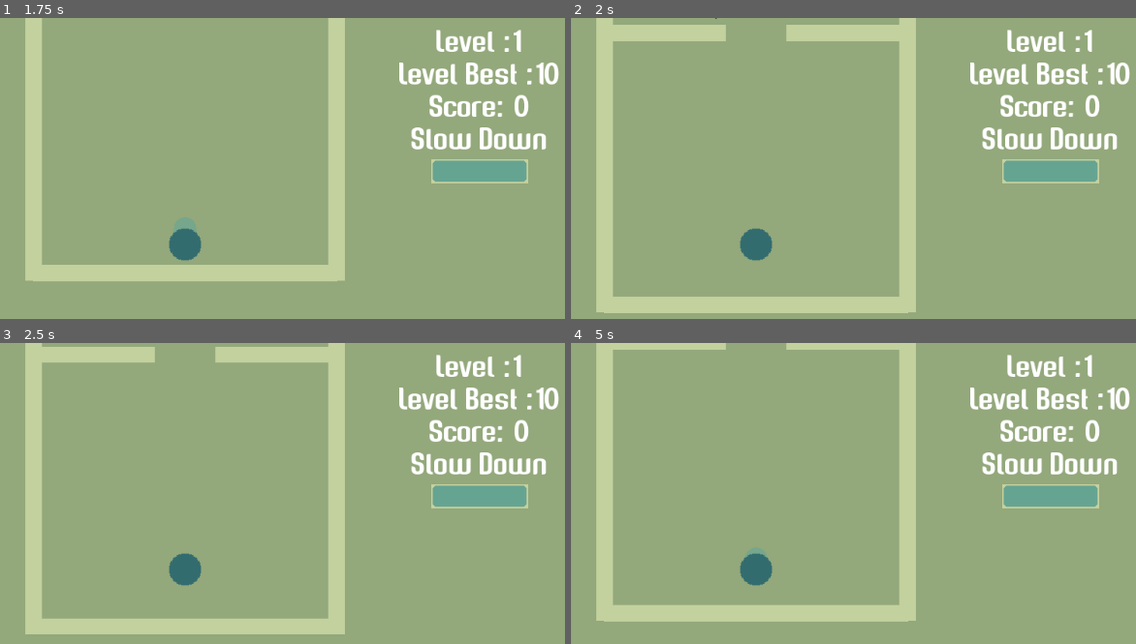
Above: before the commit, frames 1-4 (two rows, left to right).
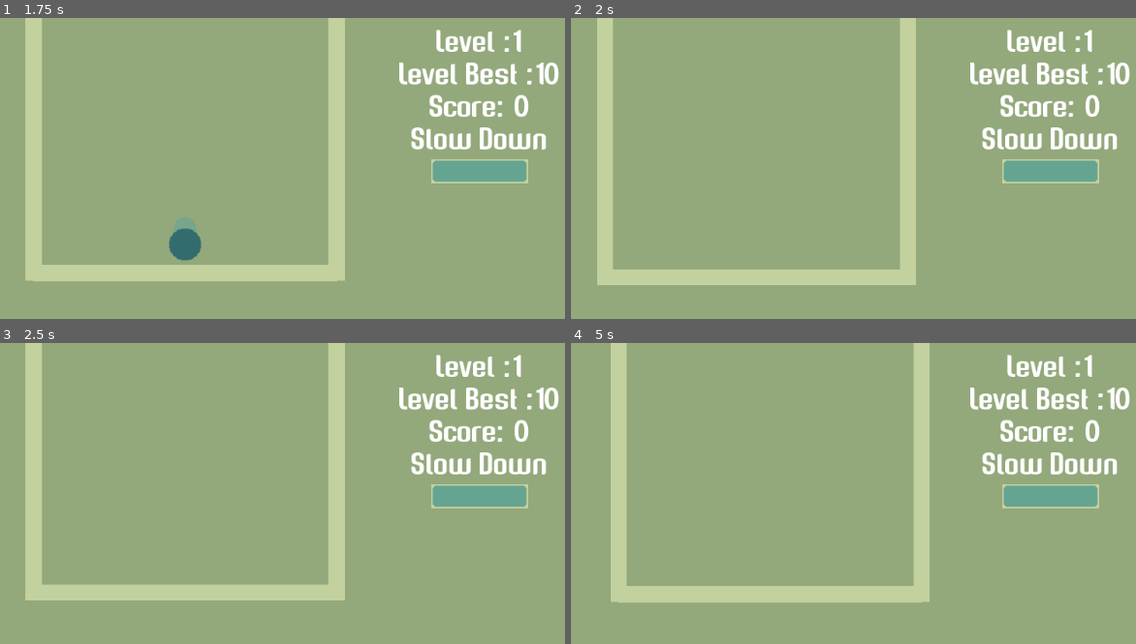
Above: after the commit, the same moments.

Repository: CoderJet/MGJ-2019
Game: Godot game, scene res://src/scenes/world-8.tscn
Two runs of this game, one before a commit and one after it. Both use one fixed random seed, a clock stepped at 60 frames per second and the inputs below.
Inputs (mouse positions are in pixels of both pictures, inside the frame that each line leads up to):
- Up to frame 1 (1.75 s): move the mouse to (186, 273) at 0.52 s; click (186, 273) at 0.67 s; move the mouse to (28, 267) at 1.27 s; click (28, 267) at 1.42 s
- Up to frame 2 (2 s): no input
- Up to frame 3 (2.5 s): move the mouse to (259, 469) at 2.02 s; click (259, 469) at 2.17 s
- Up to frame 4 (5 s): tap Enter at 2.75 s; move the mouse to (outside the picture) at 2.77 s; click (outside the picture) at 2.92 s; move the mouse to (989, 637) at 3.52 s; click (989, 637) at 3.67 s; move the mouse to (outside the picture) at 4.27 s; click (outside the picture) at 4.42 s

Frame 1 is identical in both runs. In frame 2, 8.8% of the frame differs, in the area x 4-62%, y 0-99%; in frame 3, 8.4%; in frame 4, 15%, in the area x 4-64%, y 0-93%.

Commit message:
Added screen shake, rotator node

Diff:
--- /dev/null
+++ b/src/entities/Enemies/rotator.gd
@@ -0,0 +1,8 @@
+extends Entity
+
+export (Array, Vector2) var travel_points
+var path_itr : int = 1
+
+
+func _physics_process(delta: float) -> void:
+	rotation += 1 * delta
--- /dev/null
+++ b/src/entities/entity-template.tscn
@@ -0,0 +1,14 @@
+[gd_scene load_steps=3 format=2]
+
+[ext_resource path="res://assets/solid_block.png" type="Texture" id=1]
+
+[sub_resource type="RectangleShape2D" id=1]
+extents = Vector2( 16, 2 )
+
+[node name="Entity" type="KinematicBody2D"]
+
+[node name="Sprite" type="Sprite" parent="."]
+texture = ExtResource( 1 )
+
+[node name="CollisionShape2D" type="CollisionShape2D" parent="."]
+shape = SubResource( 1 )
--- a/src/entities/player/player.gd
+++ b/src/entities/player/player.gd
@@ -17,6 +17,7 @@
 var zooming_out : bool = false
 var dissolve : bool = false
 var next_point := Vector2.ZERO
+var alive : bool = true
 
 var point_path := PoolVector2Array()
 
@@ -25,6 +26,9 @@
 
 
 func _physics_process(delta: float) -> void:
+	if not alive:
+		return
+
 	if dissolve:
 		position = position.linear_interpolate(move_to, delta)
 		scale = scale.linear_interpolate(Vector2(0.1, 0.1), 0.025)
@@ -77,8 +81,12 @@
 
 func _on_Area2D_body_entered(body: PhysicsBody2D) -> void:
 	# 'Died'
+	$Shaker.start()
+	alive = false
+	visible = false
 	globals.level_details[get_parent().level_no].reset_dead_eye()
 	globals.level_details[get_parent().level_no].score = 0
+	yield(get_tree().create_timer(1), "timeout")
 	get_tree().reload_current_scene()
 
 func _on_SceneExit_dissolve_player(scene, pos) -> void:
--- a/src/entities/player/player.tscn
+++ b/src/entities/player/player.tscn
@@ -1,14 +1,15 @@
-[gd_scene load_steps=6 format=2]
+[gd_scene load_steps=7 format=2]
 
 [ext_resource path="res://src/entities/player/player.gd" type="Script" id=1]
 [ext_resource path="res://src/mechanic/trail.tscn" type="PackedScene" id=2]
 [ext_resource path="res://assets/player.png" type="Texture" id=3]
+[ext_resource path="res://src/entities/player/shaker.gd" type="Script" id=4]
 
 [sub_resource type="CircleShape2D" id=3]
 radius = 15.0333
 
 [sub_resource type="CircleShape2D" id=2]
-radius = 17.0294
+radius = 15.0
 
 [node name="Player" type="KinematicBody2D"]
 collision_mask = 6
@@ -33,7 +34,18 @@
 collision_mask = 6
 
 [node name="CollisionShape2D" type="CollisionShape2D" parent="Area2D"]
-visible = false
 shape = SubResource( 2 )
+
+[node name="Shaker" type="Node2D" parent="."]
+script = ExtResource( 4 )
+amplitude = 100.0
+
+[node name="ShakeTween" type="Tween" parent="Shaker"]
+
+[node name="Frequency" type="Timer" parent="Shaker"]
+wait_time = 10.0
+
+[node name="Duration" type="Timer" parent="Shaker"]
+wait_time = 5.0
 [connection signal="area_shape_entered" from="Area2D" to="." method="_on_Area2D_area_shape_entered"]
 [connection signal="body_entered" from="Area2D" to="." method="_on_Area2D_body_entered"]
--- /dev/null
+++ b/src/entities/player/shaker.gd
@@ -0,0 +1,45 @@
+extends Node2D
+
+const TRANS = Tween.TRANS_SINE
+const EASE = Tween.EASE_IN_OUT
+
+export(float) var amplitude = 0
+export(int) var priority = 0
+
+onready var camera = get_parent().get_node("Camera2D")
+
+func _ready():
+	$Duration.connect("timeout", self, "_on_Duration_timeout")
+	$Frequency.connect("timeout", self, "_on_Frequency_timeout")
+
+func start(duration = 0.3, frequency = 100, amplitude = 32, priority = 0):
+	if priority >= self.priority:
+		self.amplitude = amplitude
+		self.priority = priority
+		$Duration.set_wait_time(duration)
+		$Frequency.set_wait_time(1 / float(frequency))
+		$Duration.start()
+		$Frequency.start()
+
+		_new_shake()
+
+func _new_shake():
+	var rand = Vector2()
+	rand.x = rand_range(-amplitude, amplitude)
+	rand.y = rand_range(-amplitude, amplitude)
+
+	$ShakeTween.interpolate_property(camera, "offset", camera.offset, rand, $Frequency.wait_time, TRANS, EASE)
+	$ShakeTween.start()
+
+func _reset():
+	$ShakeTween.interpolate_property(camera, "offset", camera.offset, Vector2(), $Frequency.wait_time, TRANS, EASE)
+	$ShakeTween.start()
+
+	priority = 0
+
+func _on_Frequency_timeout():
+	_new_shake()
+
+func _on_Duration_timeout():
+	_reset()
+	$Frequency.stop()
--- /dev/null
+++ b/src/entities/rotator.gd
@@ -0,0 +1,16 @@
+extends Entity
+
+export (Array, Vector2) var travel_points
+export var rotate_amount : int = 1
+
+var path_itr : int = 1
+
+
+func _physics_process(delta: float) -> void:
+	rotation += rotate_amount * delta * Engine.time_scale
+
+	if travel_points.size() > 0:
+		position = position.linear_interpolate(travel_points[path_itr], speed * Engine.time_scale)
+
+		if position.distance_to(travel_points[path_itr]) < 10:
+			path_itr = (path_itr + 1) % travel_points.size()
--- /dev/null
+++ b/src/entities/rotator.tscn
@@ -0,0 +1,21 @@
+[gd_scene load_steps=4 format=2]
+
+[ext_resource path="res://src/entities/rotator.gd" type="Script" id=1]
+[ext_resource path="res://assets/solid_block.png" type="Texture" id=2]
+
+[sub_resource type="RectangleShape2D" id=1]
+extents = Vector2( 16, 2 )
+
+[node name="Rotator" type="KinematicBody2D"]
+collision_layer = 4
+script = ExtResource( 1 )
+
+[node name="Sprite" type="Sprite" parent="."]
+modulate = Color( 0.776471, 0.823529, 0.619608, 1 )
+position = Vector2( 0, -2.98023e-008 )
+scale = Vector2( 1, 0.125 )
+texture = ExtResource( 2 )
+
+[node name="CollisionShape2D" type="CollisionShape2D" parent="."]
+visible = false
+shape = SubResource( 1 )
--- a/src/scenes/world-1.tscn
+++ b/src/scenes/world-1.tscn
@@ -4,6 +4,7 @@
 [ext_resource path="res://src/obstacle/obstacle.tscn" type="PackedScene" id=2]
 
 [node name="World" index="0" instance=ExtResource( 1 )]
+level_no = 1
 
 [node name="CollisionPolygon2D" parent="." index="0"]
 polygon = PoolVector2Array( -30, -105, 375, -105, 375, 105, -30, 105 )
--- a/src/scenes/world-2.tscn
+++ b/src/scenes/world-2.tscn
@@ -3,14 +3,11 @@
 [ext_resource path="res://src/scenes/world-template.tscn" type="PackedScene" id=1]
 [ext_resource path="res://src/obstacle/obstacle.tscn" type="PackedScene" id=2]
 
-[node name="World" index="0" instance=ExtResource( 1 )]
+[node name="World" instance=ExtResource( 1 )]
 
 [node name="CollisionPolygon2D" parent="." index="0"]
 visible = false
 polygon = PoolVector2Array( -60, -90, 510, -90, 510, 315, 360, 315, 360, 90, -60, 90 )
-
-[node name="Obstacles" parent="." index="1"]
-editor/display_folded = true
 
 [node name="Obstacle" parent="Obstacles" index="0" instance=ExtResource( 2 )]
 position = Vector2( -60, 0 )
@@ -52,3 +49,5 @@
 
 [node name="SceneExit" parent="." index="5"]
 position = Vector2( 435, 255 )
+
+[editable path="Player"]
--- a/src/scenes/world-template.tscn
+++ b/src/scenes/world-template.tscn
@@ -32,3 +32,5 @@
 [connection signal="on_activate_actions" from="." to="DeadEye" method="_on_World_on_activate_actions"]
 [connection signal="on_point_selected" from="." to="DeadEye" method="_on_World_on_point_selected"]
 [connection signal="dissolve_player" from="SceneExit" to="Player" method="_on_SceneExit_dissolve_player"]
+
+[editable path="Player"]
